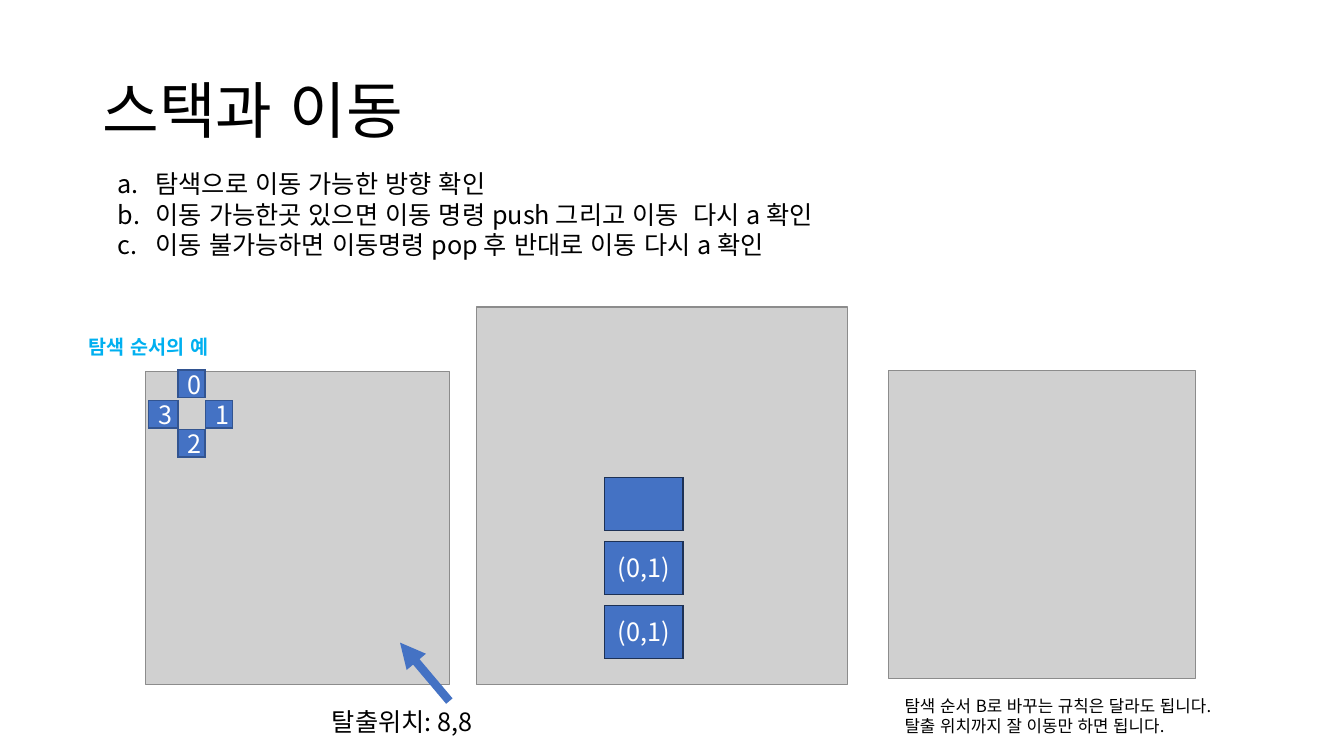
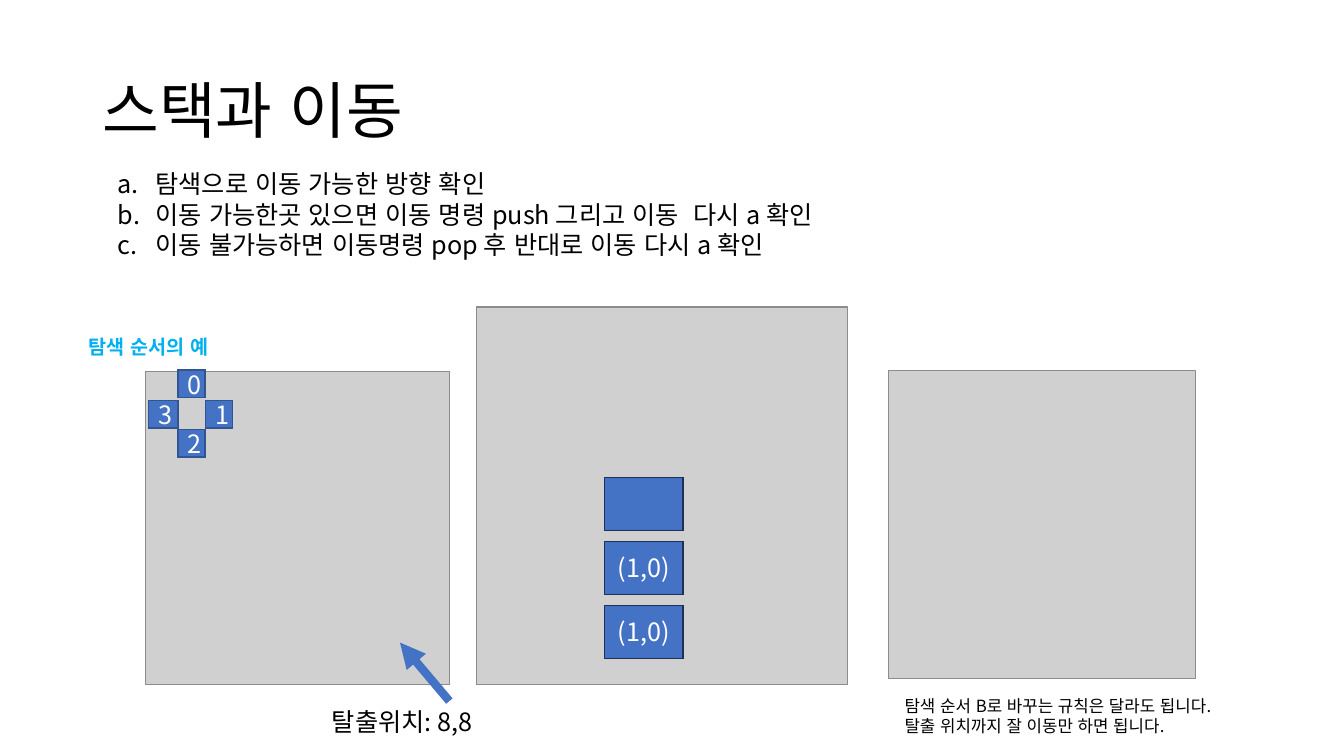
Before and after one commit to ldw9981/DataStructureAndAlgorithm, a slide deck: slide 8 of Documents/스택.pptx. Drawn at 1344x756 pixels with LibreOffice and Linux fonts; fonts in the diff are those of the drawing; grey boxes stand for pictures. Boxes give left, top, right and bottom in pixels: in the first picture for what was removed or moved away, otherwise in the second. Text is boxed around its words. In the diff, an @@ line names an element or a change of style, - is before the commit and + after.

Commit message:
update

```diff
--- a/Documents/스택.pptx
+++ b/Documents/스택.pptx
@@ text in rectangle at (x1=618, y1=556, x2=670, y2=582): text changed @@
-(0,1)
+(1,0)
@@ text in rectangle at (x1=618, y1=620, x2=670, y2=646): text changed @@
-(0,1)
+(1,0)
```
